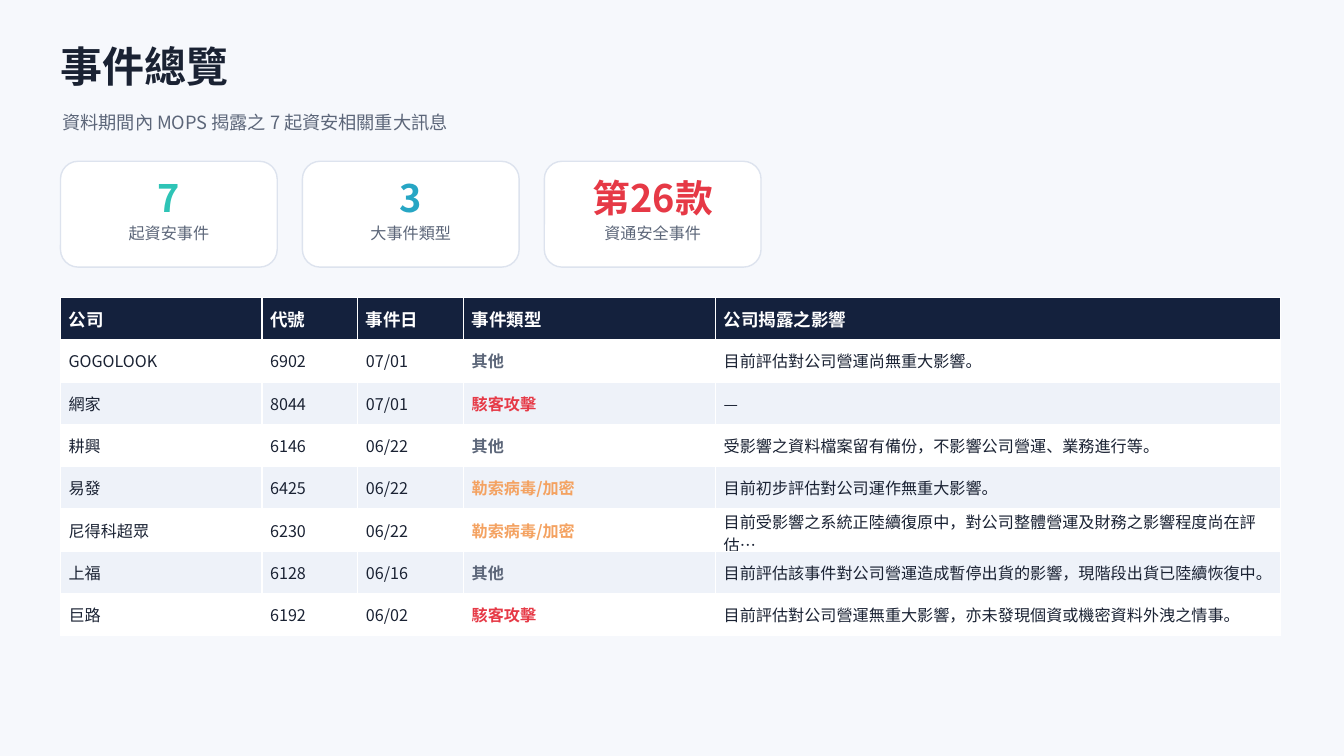
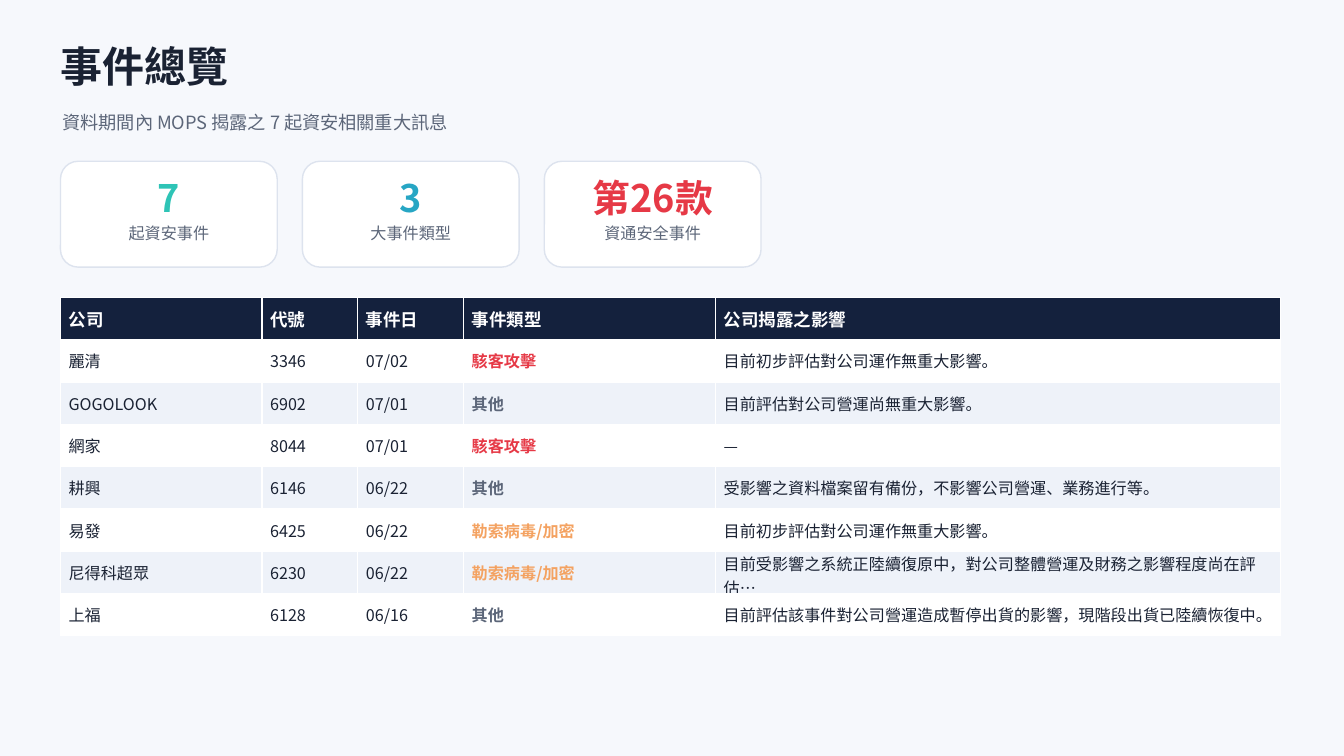
Before and after one commit to Johnnylin77/mops-isec-monitor, a slide deck: slide 2 of 資安事件因應分析.pptx. Drawn at 1344x756 pixels with LibreOffice and Linux fonts; fonts in the diff are those of the drawing. Boxes give left, top, right and bottom in pixels: in the first picture for what was removed or moved away, otherwise in the second. Text is boxed around its words. In the diff, an @@ line names an element or a change of style, - is before the commit and + after.

```diff
--- a/資安事件因應分析.pptx
+++ b/資安事件因應分析.pptx
@@ table at box(60, 297, 1280, 636) @@
+row 2: 麗清 | 3346 | 07/02 | 駭客攻擊 | 目前初步評估對公司運作無重大影響。
-row 8: 巨路 | 6192 | 06/02 | 駭客攻擊 | 目前評估對公司營運無重大影響，亦未發現個資或機密資料外洩之情事。
```
Also in this commit, not shown: 5 other slides changed, 2 other files.
